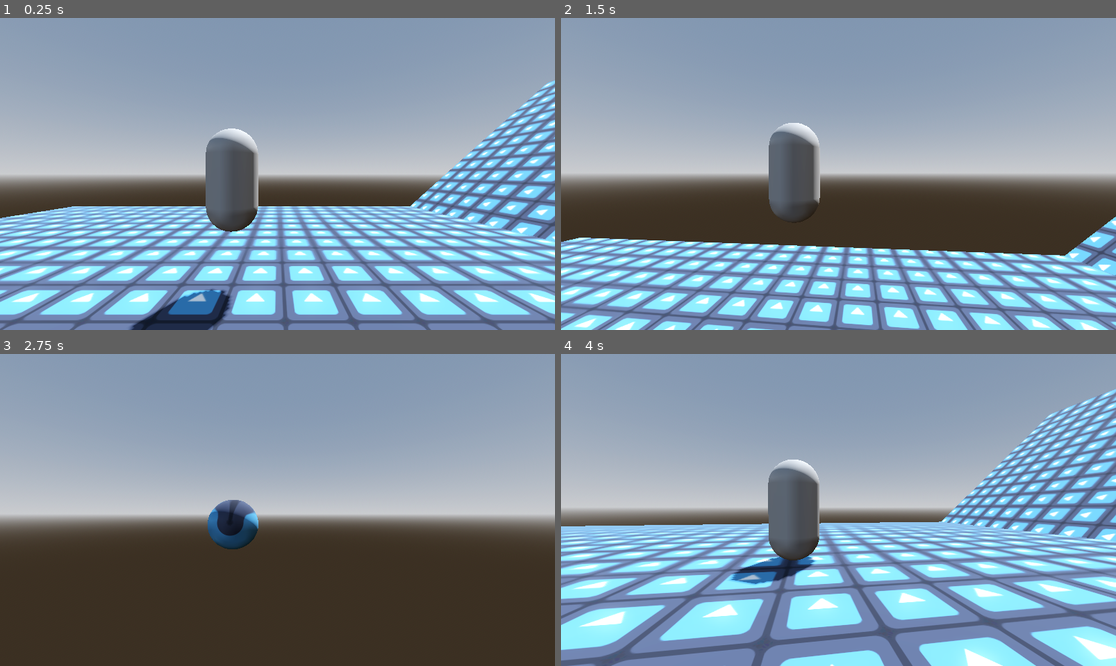
Above: before the commit, frames 1-4 (two rows, left to right).
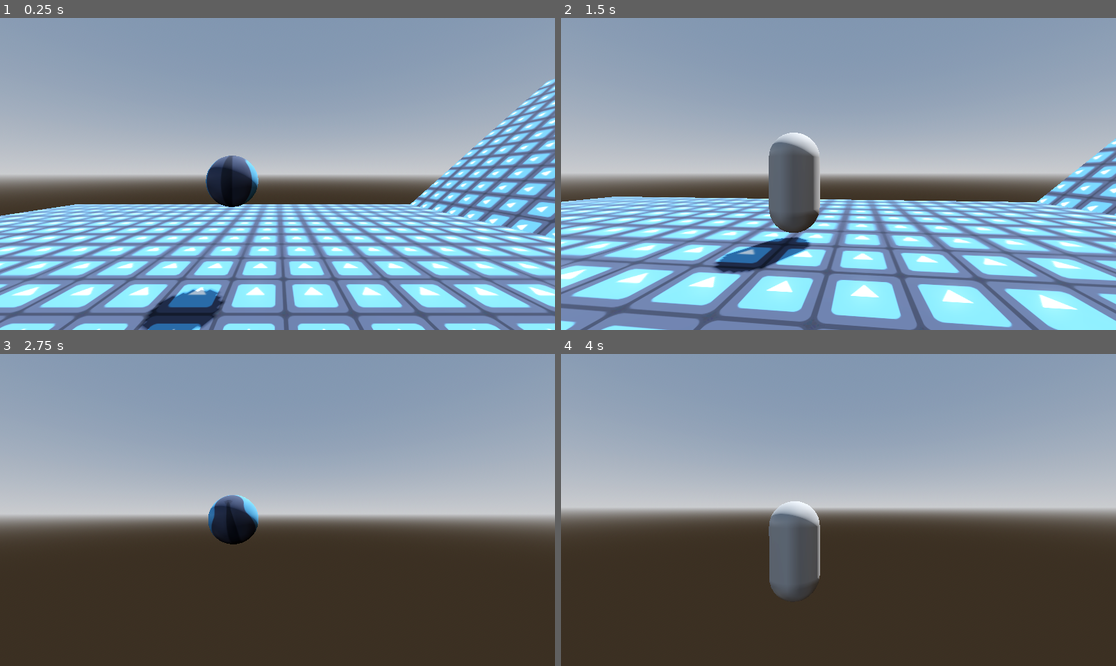
Above: after the commit, the same moments.

Repository: pochoco24/armadillos_with_guns
Game: Godot game, scene res://main.tscn
Same seed, same stepped clock (60 frames per second), same inputs: the game is played once before the commit and once after it. The engine's default icon, where the game draws it, is replaced by a stand-in: a white triangle on a blue panel in a dark square.
Inputs (mouse positions are in pixels of both pictures, inside the frame that each line leads up to):
- Up to frame 1 (0.25 s): no input
- Up to frame 2 (1.5 s): move the mouse to (866, 174) at 0.52 s; hold Shift (ball_mode) 0.53-1.28 s; hold W (up) from 0.53 s (still down); tap Space (jump) at 0.77, 0.8, 1.07, 1.35 s; move the mouse to (810, 174) at 1.27 s
- Up to frame 3 (2.75 s): keep holding W (up); tap Space (jump) at 1.52, 1.82, 2.3 s; tap Shift (ball_mode) at 1.55 s; move the mouse to (288, 503) at 2.02 s; hold Shift (ball_mode) from 2.03 s (still down)
- Up to frame 4 (4 s): keep holding W (up); move the mouse to (832, 516) at 2.77 s; release Shift (ball_mode) at 2.78 s; tap Shift (ball_mode) at 2.85 s; tap Space (jump) at 3.02, 3.32, 3.6, 3.77 s; move the mouse to (877, 513) at 3.52 s

The runs differ from the first frame. In frame 1, 34% of the frame differs, in the area x 0-100%, y 19-100%; in frame 2, 36%; in frame 3, 0.9%; in frame 4, 54%, in the area x 0-100%, y 11-100%.

Commit message:
commiting before making state machine better

Diff:
--- a/main.tscn
+++ b/main.tscn
@@ -120,3 +120,10 @@
 material_override = SubResource("StandardMaterial3D_0xm2m")
 mesh = SubResource("SphereMesh_1bvp3")
 skeleton = NodePath("")
+
+[node name="JumpBuffer" type="Timer" parent="Player"]
+wait_time = 0.1
+one_shot = true
+
+[node name="CoyoteTime" type="Timer" parent="Player"]
+one_shot = true
--- a/player/player.gd
+++ b/player/player.gd
@@ -1,10 +1,12 @@
 extends CharacterBody3D
 
-enum States {IDLE, RUN, JUMP, BALL, LEDGE_GRAB}
+enum States {IDLE, RUN, JUMP, FALLING, BALL, LEDGE_GRAB}
 
 @export var cam_pivot: Node3D
 @export var ball: RigidBody3D
 @onready var player_mesh: MeshInstance3D = $PlayerMesh
+@onready var jump_buffer: Timer = $JumpBuffer
+@onready var coyote_time: Timer = $CoyoteTime
 
 @export var acceleration: float
 @export var ball_acceleration: float
@@ -16,26 +18,25 @@
 
 var input_dir := Vector2.ZERO
 var velocity_flat := Vector2.ZERO
+var was_on_floor = false
 
-var ball_mode = false
-
-var state: States = States.IDLE
+var state: States = States.IDLE:
+	set = set_state
 
 
 func _ready() -> void:
 	# Lock mouse in center of screen
 	Input.mouse_mode = Input.MOUSE_MODE_CAPTURED
 
-	# Update ball mode
-	ball_mode = true
-	set_ball_mode(false)
+	set_state(States.BALL)
 
 func _physics_process(delta: float) -> void:
+	var queue_coyote_time = false
 
-	# State machine
-	match state:
-		States.IDLE:
-			print(2)
+	if is_on_floor() != was_on_floor:
+		if not is_on_floor():
+			queue_coyote_time = true
+		was_on_floor = is_on_floor()
 
 
 	# Kill player if it falls to void
@@ -47,73 +48,100 @@
 		ball.linear_velocity = Vector3.ZERO
 		cam_pivot.move_to_position(position, false)
 
-	# up and down are flipped to match 3D Z axis
-	input_dir = Input.get_vector("left", "right", "up", "down")
-
 	# Rotate with camera
-	input_dir = input_dir.rotated(-cam_pivot.rotation.y)
+	var input_dir_world = input_dir.rotated(-cam_pivot.rotation.y)
 
 	velocity_flat = Vector2(velocity.x, velocity.z)
 
-	if ball_mode:
-		var input_dir_3d = Vector3(input_dir.x, 0.0, input_dir.y)
+	if state == States.BALL:
+		var input_dir_3d = Vector3(input_dir_world.x, 0.0, input_dir_world.y)
 		ball.apply_torque(Vector3.UP.cross(input_dir_3d) * ball_acceleration)
 
 		if Input.is_action_just_pressed("jump") and ball.on_floor:
 			ball.apply_impulse(Vector3.UP * ball_jump_speed)
 
-	else:
-		velocity_flat = velocity_flat.move_toward(input_dir * speed, acceleration)
+	elif state in [States.IDLE, States.RUN]:
+		velocity_flat = velocity_flat.move_toward(input_dir_world * speed, acceleration)
 
 		velocity.x = velocity_flat.x
 		velocity.z = velocity_flat.y
 
-		if Input.is_action_just_pressed("jump") and is_on_floor():
+		if Input.is_action_just_pressed("jump"):
+			if is_on_floor() or not coyote_time.is_stopped():
+				velocity.y += jump_speed
+				queue_coyote_time = false
+			else:
+				jump_buffer.start()
+
+		elif is_on_floor() and not jump_buffer.is_stopped():
 			velocity.y += jump_speed
+			queue_coyote_time = false
+			jump_buffer.stop()
 
 		velocity.y -= gravity
 
-
 	move_and_slide()
 
-	if ball_mode:
+	if state == States.BALL:
 		position = ball.position
 
 	cam_pivot.move_to_position(position)
 
 
-func set_ball_mode(enabled: bool):
-	if enabled == ball_mode:
+func set_state(new_state: States):
+	if new_state == state:
 		return
 
-	# Toggle visibility and collisions for player
-	player_mesh.visible = not enabled
-	set_collision_layer_value(1, not enabled)
-	set_collision_mask_value(1, not enabled)
-	set_collision_mask_value(2, not enabled)
-	disable_mode = CollisionObject3D.DISABLE_MODE_REMOVE
+	# Entering ball
+	if new_state == States.BALL:
+		player_mesh.visible = false
+		set_collision_layer_value(1, false)
+		set_collision_mask_value(1, false)
+		set_collision_mask_value(2, false)
 
-	# Toggle visibility and collisions for ball
-	ball.visible = enabled
-	ball.set_collision_layer_value(1, enabled)
-	ball.set_collision_mask_value(1, enabled)
-	ball.set_collision_mask_value(2, enabled)
-	ball.freeze = not enabled
+		ball.visible = true
+		ball.set_collision_layer_value(1, true)
+		ball.set_collision_mask_value(1, true)
+		ball.set_collision_mask_value(2, true)
+		ball.freeze = false
 
-	if not enabled:
+		ball.position = position
+		ball.linear_velocity = velocity
+
+	# Exiting ball
+	if state == States.BALL:
+		player_mesh.visible = true
+		set_collision_layer_value(1, true)
+		set_collision_mask_value(1, true)
+		set_collision_mask_value(2, true)
+
+		ball.visible = false
+		ball.set_collision_layer_value(1, false)
+		ball.set_collision_mask_value(1, false)
+		ball.set_collision_mask_value(2, false)
+		ball.freeze = true
+
 		position = ball.position
 		velocity = ball.linear_velocity
 
-	else:
-		ball.position = position
-		ball.linear_velocity = velocity
-
-	ball_mode = enabled
+	state = new_state
 
 
 func _input(event: InputEvent) -> void:
-	# Ball mode
-	set_ball_mode(Input.is_action_pressed("ball_mode"))
+	# up and down are flipped to match 3D Z axis
+	input_dir = Input.get_vector("left", "right", "up", "down")
+
+	if state == States.BALL and event.is_action_released("ball_mode"):
+		if input_dir == Vector2.ZERO:
+			set_state(States.IDLE)
+		else:
+			set_state(States.IDLE)
+
+	elif state == States.IDLE and input_dir != Vector2.ZERO:
+		set_state(States.RUN)
+
+	elif state in [States.IDLE, States.RUN] and event.is_action_pressed("ball_mode"):
+		set_state(States.BALL)
 
 	# Game exit
 	if event.is_action_pressed("ui_cancel"):
